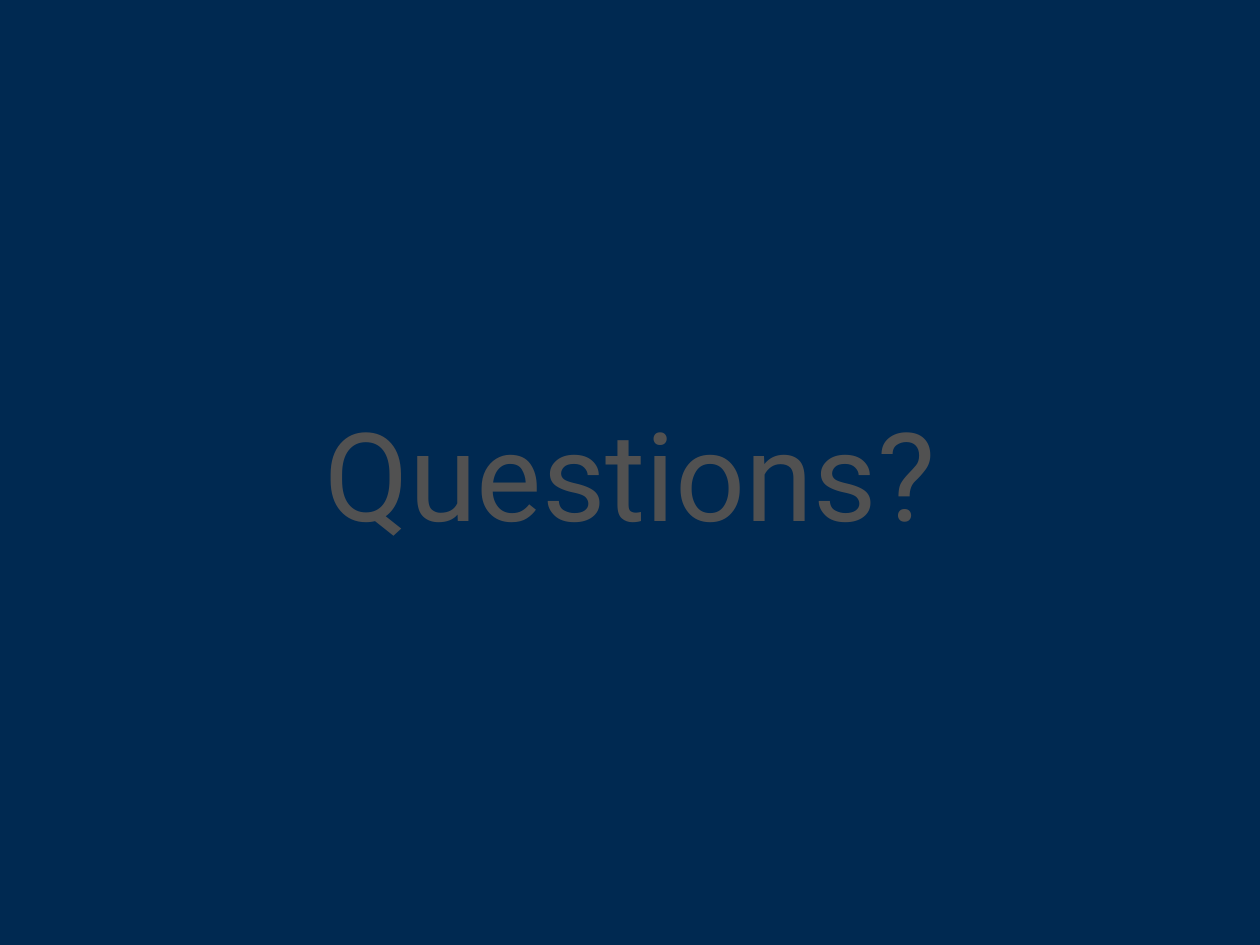
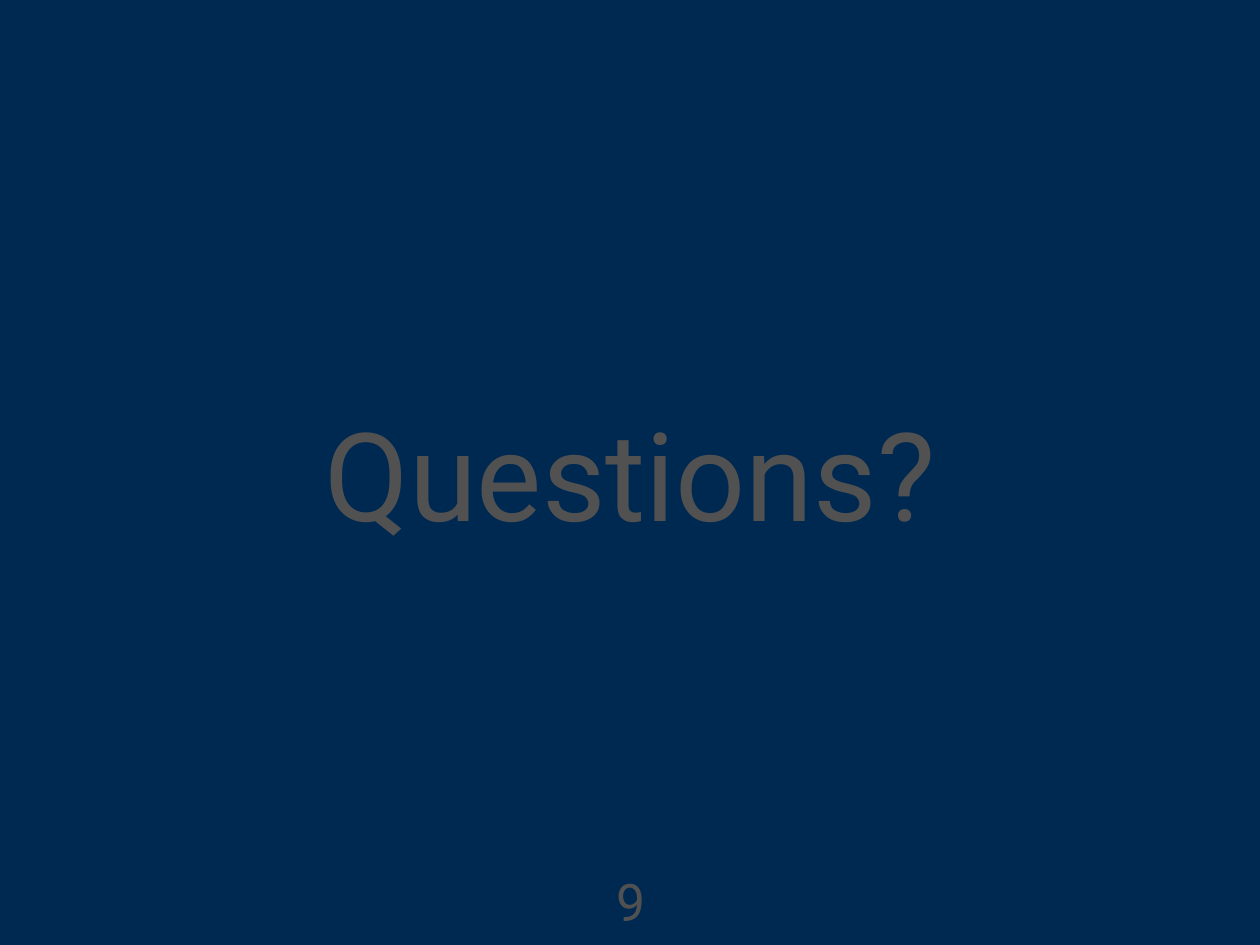
Before and after one commit to stucco/docs, a slide deck: slide 9 of presentations/2016.04-bootstrapping-implementation.pptx. Drawn at 1260x945 pixels with LibreOffice and Linux fonts; fonts in the diff are those of the drawing; background and template pictures are left out. Boxes give left, top, right and bottom in pixels: in the first picture for what was removed or moved away, otherwise in the second. Text is boxed around its words. In the diff, an @@ line names an element or a change of style, - is before the commit and + after.

```diff
--- a/presentations/2016.04-bootstrapping-implementation.pptx
+++ b/presentations/2016.04-bootstrapping-implementation.pptx
@@ page number added at [617, 884, 646, 921], 42 pt, text #515151 @@
+9
```
Also in this commit, not shown: 7 other slides changed.
